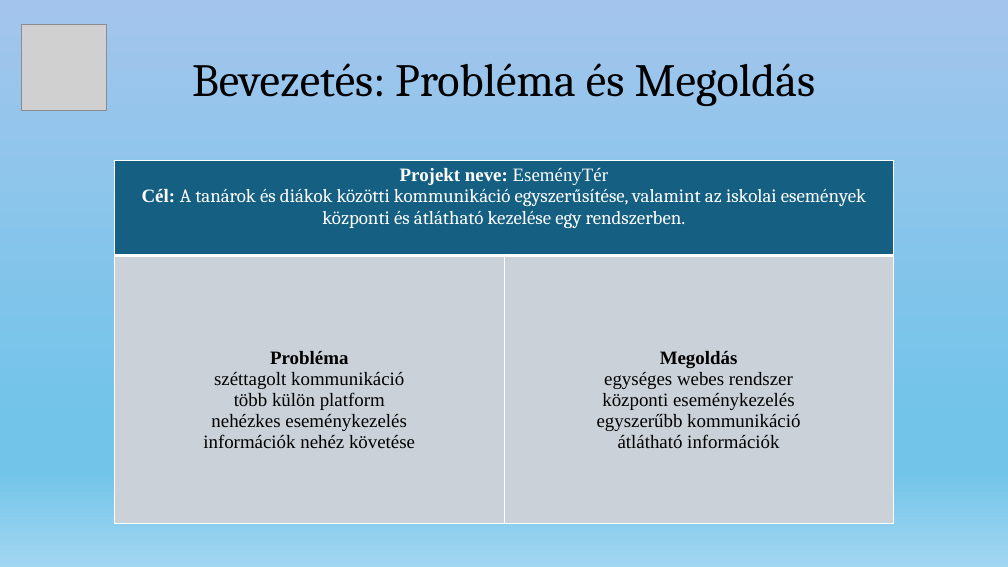
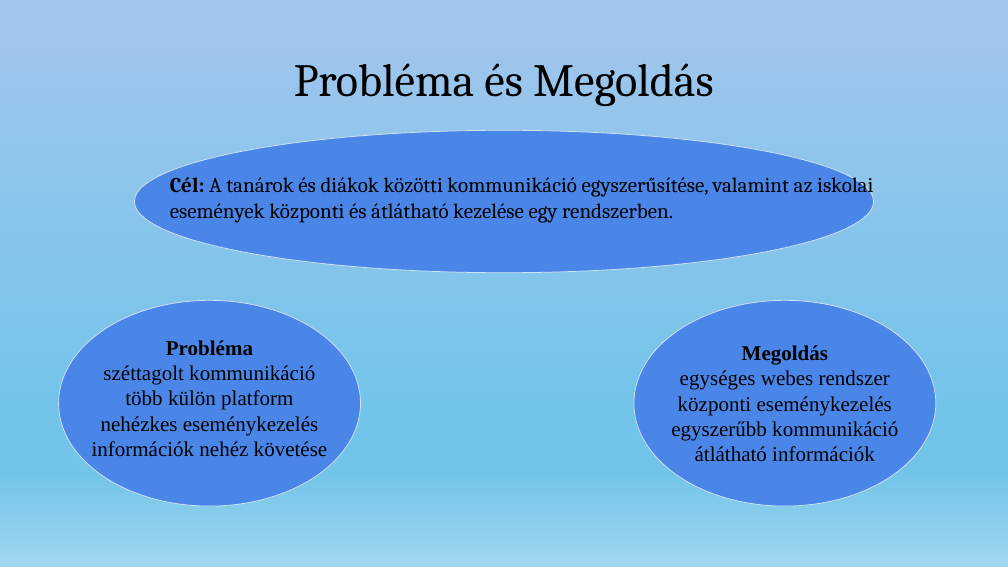
Before and after one commit to nagyls/13_S2_5_vizsgaremek, a slide deck: slide 2 of dokumentumok/Prezentáció_NagyLevedSamuel_TothTamas.pptx. Drawn at 1008x567 pixels with LibreOffice and Linux fonts; fonts in the diff are those of the drawing; grey boxes stand for pictures. Boxes give left, top, right and bottom in pixels: in the first picture for what was removed or moved away, otherwise in the second. Text is boxed around its words. In the diff, an @@ line names an element or a change of style, - is before the commit and + after.

```diff
--- a/dokumentumok/Prezentáció_NagyLevedSamuel_TothTamas.pptx
+++ b/dokumentumok/Prezentáció_NagyLevedSamuel_TothTamas.pptx
@@ picture removed at (x1=21, y1=25, x2=107, y2=110) @@
@@ title at (x1=294, y1=63, x2=714, y2=106): text changed @@
-Bevezetés: Probléma és Megoldás
+Probléma és Megoldás
@@ ellipse added at (x1=135, y1=130, x2=874, y2=272), fill #4A86E8, outline #CFE2F3 0.75 pt @@
@@ table removed at (x1=115, y1=160, x2=894, y2=523), 2 rows, 2 columns @@
-Projekt neve: EseményTér / Cél: A tanárok és diákok közötti kommunikáció egyszerűsítése, valamint az iskolai események központi és átlátható kezelése egy rendszerben. | 
-Probléma / széttagolt kommunikáció / több külön platform / nehézkes eseménykezelés / információk nehéz követése | Megoldás / egységes webes rendszer / központi eseménykezelés / egyszerűbb kommunikáció / átlátható információk
@@ text added at (x1=170, y1=173, x2=873, y2=223), 20 pt, text #000000 @@
+Cél: A tanárok és diákok közötti kommunikáció egyszerűsítése, valamint az iskolai események központi és átlátható kezelése egy rendszerben.
@@ ellipse added at (x1=59, y1=300, x2=361, y2=506), fill #4A86E8, outline #CFE2F3 0.75 pt @@
@@ ellipse added at (x1=634, y1=300, x2=936, y2=506), fill #4A86E8, outline #CFE2F3 0.75 pt @@
@@ text added at (x1=92, y1=340, x2=328, y2=457), 20 pt, text #000000 @@
+Probléma
+széttagolt kommunikáció
+több külön platform
+nehézkes eseménykezelés
+információk nehéz követése
@@ text added at (x1=671, y1=345, x2=898, y2=462), 20 pt, text #000000 @@
+Megoldás
+egységes webes rendszer
+központi eseménykezelés
+egyszerűbb kommunikáció
+átlátható információk
```
Also in this commit, not shown: 11 other slides changed.
